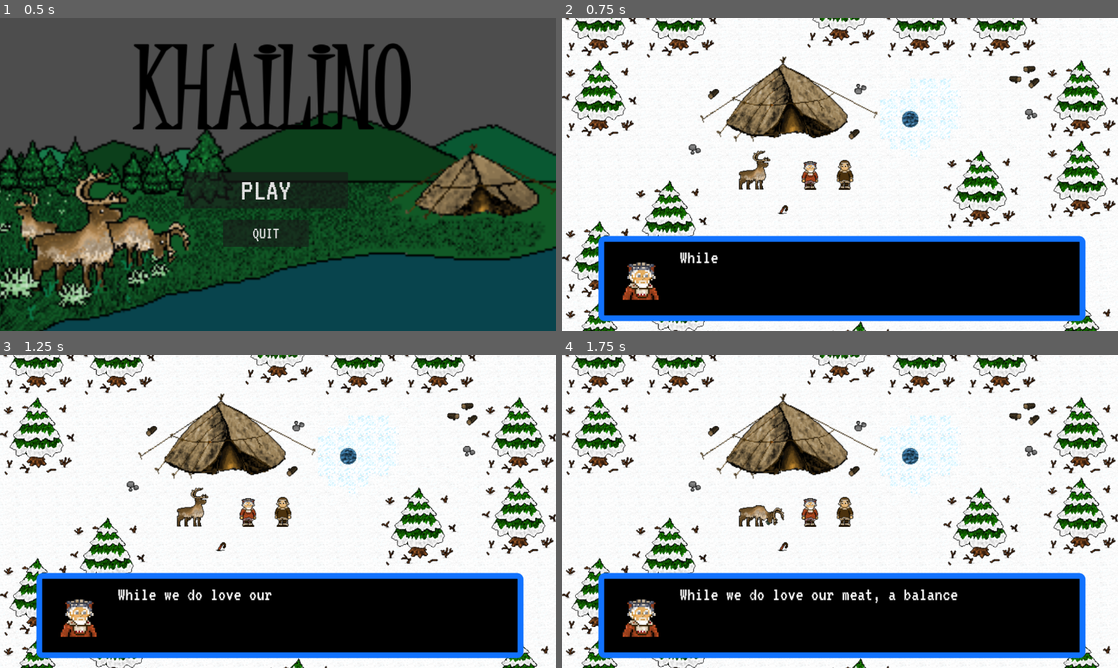
Above: before the commit, frames 1-4 (two rows, left to right).
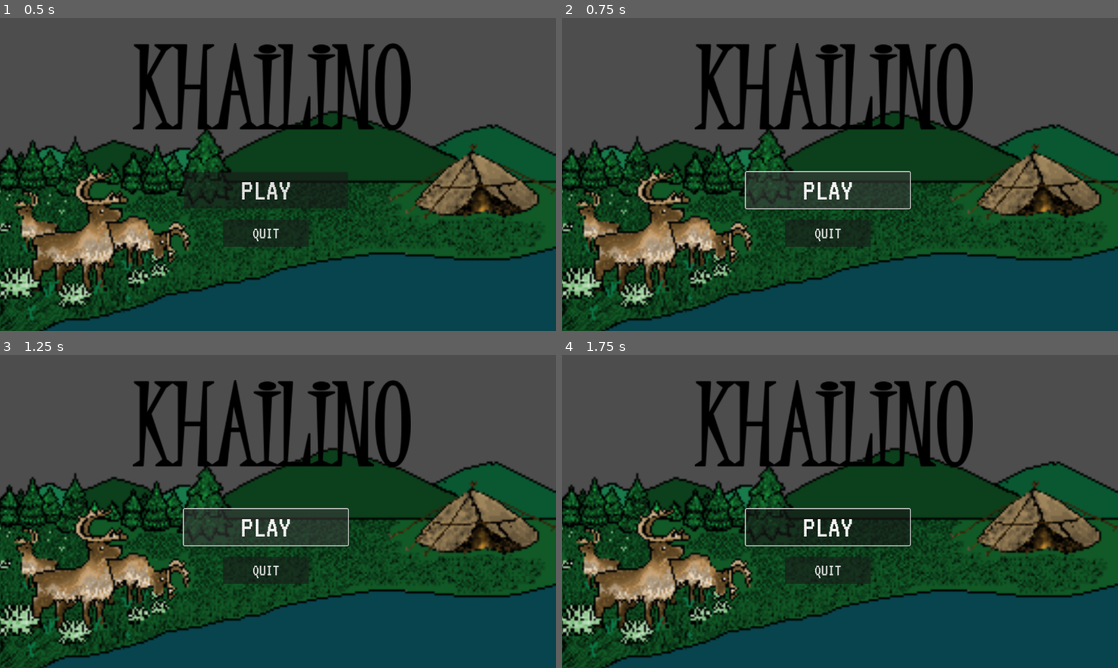
Above: after the commit, the same moments.

Repository: xkolyaskin/Mycrosoffed-Studios
Game: Godot game, scene res://menu.tscn
Two runs of this game, one before a commit and one after it. Both use one fixed random seed, a clock stepped at 60 frames per second and the inputs below. This scene is started directly instead of the project's main scene.
Inputs (mouse positions are in pixels of both pictures, inside the frame that each line leads up to):
- Up to frame 1 (0.5 s): no input
- Up to frame 2 (0.75 s): click "PLAY" at 0.5 s
- Up to frame 3 (1.25 s): no input
- Up to frame 4 (1.75 s): click (828, 527) at 1.25 s, where only the run after the commit has a clickable "PLAY"

Frame 1 is identical in both runs. In frame 2, 99% of the frame differs, in the area x 0-100%, y 0-100%; in frame 3, 99%; in frame 4, 99%.

Commit message:
working on fade to black transition

Diff:
--- a/new-game-project/dialogue_box.tscn
+++ b/new-game-project/dialogue_box.tscn
@@ -33,7 +33,8 @@
 offset_bottom = 451.0
 theme_override_fonts/font = ExtResource("1_n23yb")
 theme_override_font_sizes/font_size = 40
-text = "1st Round: While we do love our meat, a balanced diet requires some veggies too. Walk over to those seeds and choose which one to plant. "
+text = "test text peepee pooopoo fardddd im pooping alex pooped his panntssss
+"
 autowrap_mode = 2
 
 [node name="LoreGuyHeadshotLowRes-1" type="Sprite2D" parent="."]
--- /dev/null
+++ b/new-game-project/fade_to_black.gd
@@ -0,0 +1,29 @@
+extends CanvasLayer
+
+@onready var fade_rect = $FadeRect
+
+func _ready():
+	fade_rect.visible = false
+	fade_rect.modulate.a = 0.0
+
+func change_scene_with_fade(scene_path: String, duration := 1.0):
+	fade_rect.visible = true
+
+	# fade to black
+	fade_rect.color = Color(0,0,0,0)
+	for i in range(0,255):
+		fade_rect.color = Color(0,0,0,i)
+		await get_tree().process_frame
+		await get_tree().create_timer(0.005).timeout
+
+	get_tree().change_scene_to_file(scene_path)
+
+	await get_tree().process_frame
+
+	#fade back
+	for i in range(0,255):
+		fade_rect.color = Color(0,0,0,255-i)
+		await get_tree().process_frame
+		await get_tree().create_timer(0.005).timeout
+
+	fade_rect.visible = false
--- /dev/null
+++ b/new-game-project/fade_to_black.tscn
@@ -0,0 +1,12 @@
+[gd_scene load_steps=2 format=3 uid="uid://bmyvlhiwlk7b2"]
+
+[ext_resource type="Script" uid="uid://d0t53r8ax5nmp" path="res://fade_to_black.gd" id="1_piqfx"]
+
+[node name="SceneTransition" type="CanvasLayer"]
+layer = 128
+script = ExtResource("1_piqfx")
+
+[node name="FadeRect" type="ColorRect" parent="."]
+offset_right = 1165.0
+offset_bottom = 655.0
+color = Color(0, 0, 0, 1)
--- a/new-game-project/menu.gd
+++ b/new-game-project/menu.gd
@@ -7,4 +7,4 @@
 
 
 func _on_play_pressed() -> void:
-	get_tree().change_scene_to_file("res://Game.tscn")
+	FadeToBlack.change_scene_with_fade("res://Game.tscn")
--- a/new-game-project/project.godot
+++ b/new-game-project/project.godot
@@ -14,6 +14,10 @@
 run/main_scene="uid://x8ql7yrpxv3g"
 config/features=PackedStringArray("4.4", "Forward Plus")
 config/icon="res://icon.svg"
+
+[autoload]
+
+FadeToBlack="*res://fade_to_black.tscn"
 
 [display]
 
Not shown, added: new-game-project/fade_to_black.gd.uid
